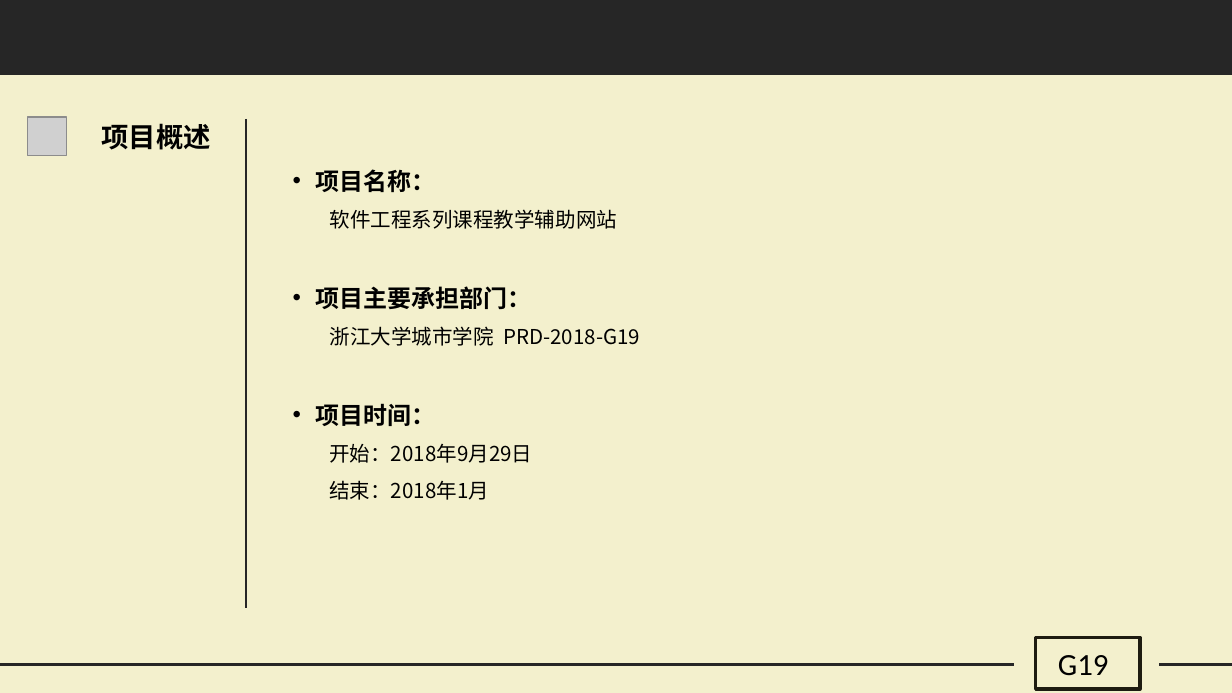
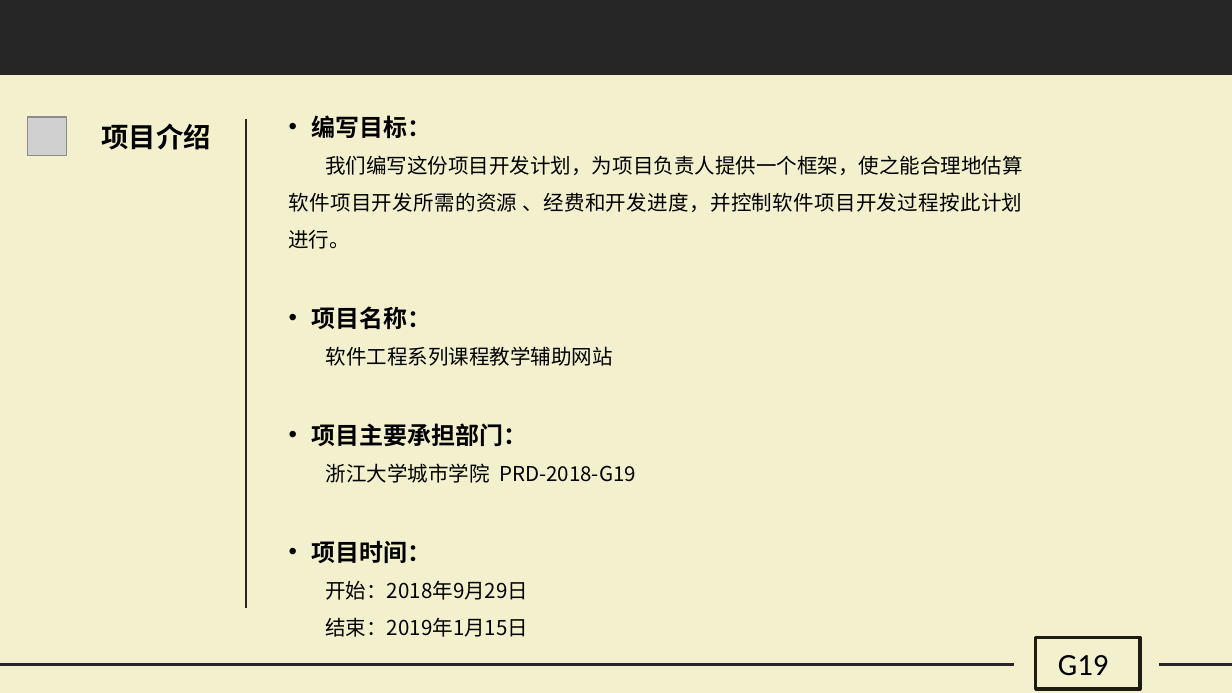
Before and after one commit to G19-Fish/PRD2018-G19, a slide deck: slide 4 of PRD2018-G19-需求项目计划PPT.pptx. Drawn at 1232x693 pixels with LibreOffice and Linux fonts; fonts in the diff are those of the drawing; grey boxes stand for pictures. Boxes give left, top, right and bottom in pixels: in the first picture for what was removed or moved away, otherwise in the second. Text is boxed around its words. In the diff, an @@ line names an element or a change of style, - is before the commit and + after.

```diff
--- a/PRD2018-G19-需求项目计划PPT.pptx
+++ b/PRD2018-G19-需求项目计划PPT.pptx
@@ text "编写目标：": place and size @@
-text "编写目标：" at [316, 169, 640, 500]
+text "编写目标：" at [289, 115, 1023, 637]
@@ text at [289, 115, 1023, 249]: paragraphs added @@
+• 编写目标：
+我们编写这份项目开发计划，为项目负责人提供一个框架，使之能合理地估算软件项目开发所需的资源 、经费和开发进度，并控制软件项目开发过程按此计划进行。
@@ text at [102, 123, 211, 150]: text changed @@
-项目概述
+项目介绍
@@ text at [325, 617, 528, 637]: text changed @@
-结束：2018年1月
+结束：2019年1月15日
```
Also in this commit, not shown: 21 other slides changed, 20 slides added, 12 slides removed, 8 other files.
